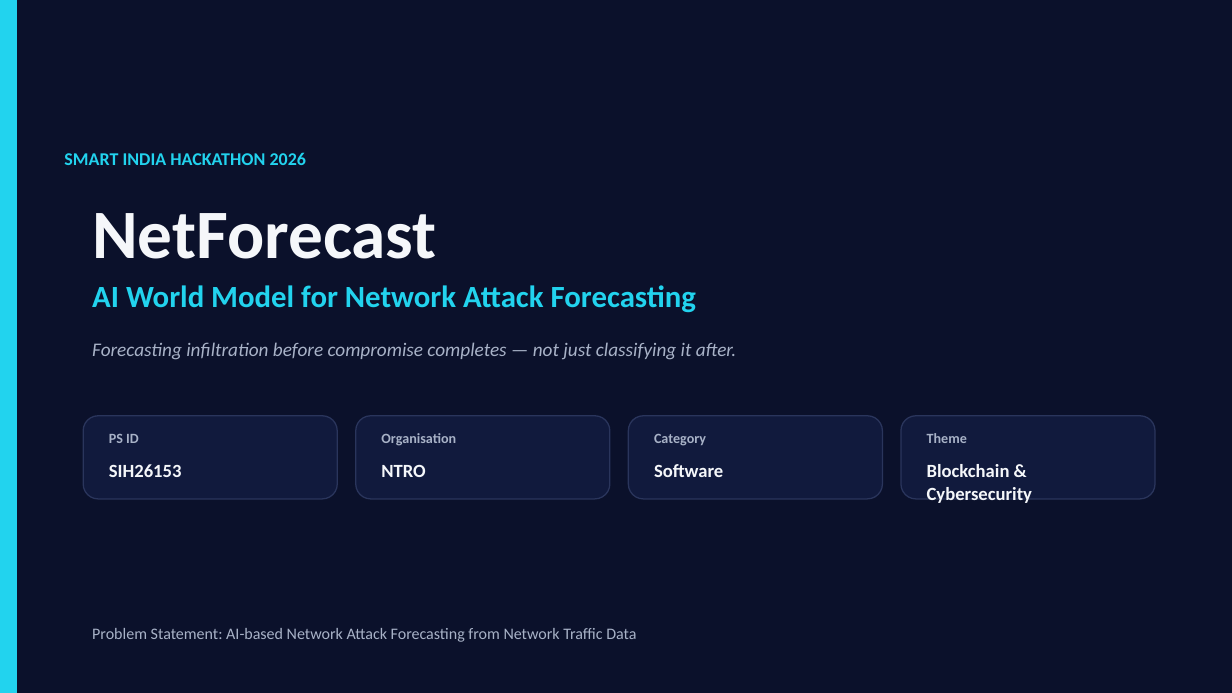
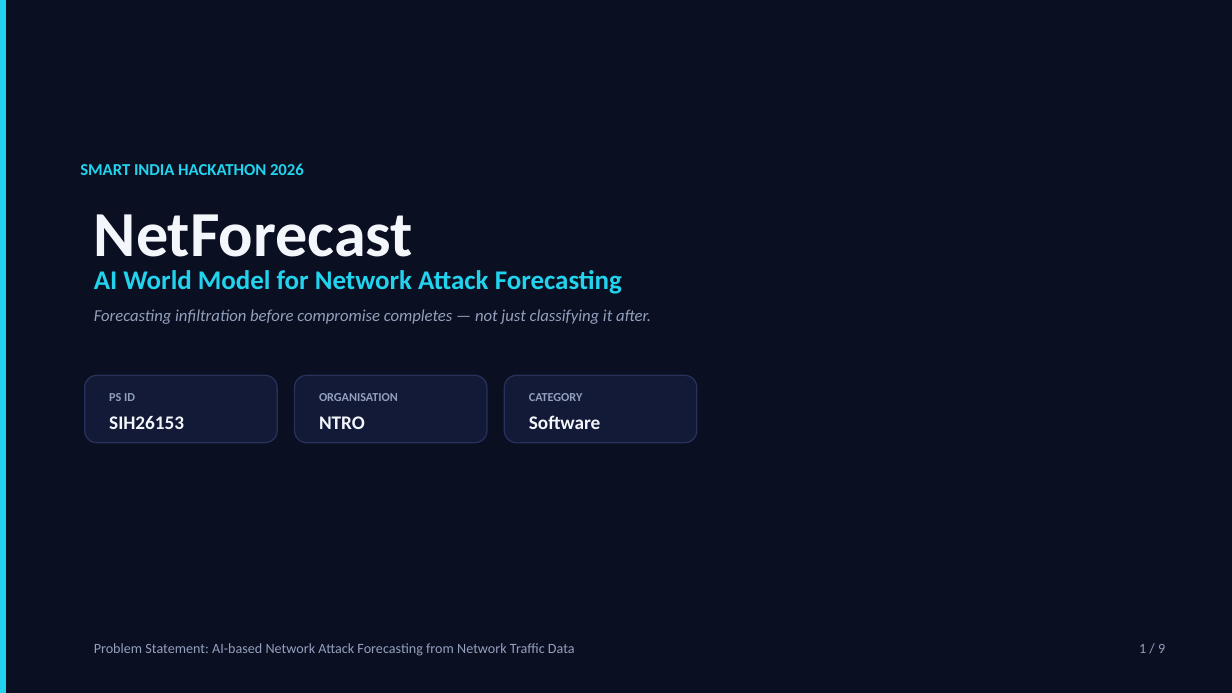
Before and after one commit to ROHIT-25607/netforecast, a slide deck: slide 1 of submission/NetForecast_SIH2026_Presentation.pptx. Drawn at 1232x693 pixels with LibreOffice and Linux fonts; fonts in the diff are those of the drawing. Boxes give left, top, right and bottom in pixels: in the first picture for what was removed or moved away, otherwise in the second. Text is boxed around its words. In the diff, an @@ line names an element or a change of style, - is before the commit and + after.

Commit message:
Regenerate SIH presentation deck to match the 9-slide design

```diff
--- a/submission/NetForecast_SIH2026_Presentation.pptx
+++ b/submission/NetForecast_SIH2026_Presentation.pptx
@@ rounded rectangle resized from (x1=0, y1=0, x2=17, y2=693) to (x1=0, y1=0, x2=6, y2=693) @@
@@ rectangle at (x1=0, y1=0, x2=1232, y2=693): fill #0B112B to #0B0F22 @@
@@ text "SMART INDIA HACKATHON 2026" moved from (x1=64, y1=152, x2=306, y2=165) to (x1=80, y1=163, x2=304, y2=175) @@
@@ text "SMART INDIA HACKATHON 2026" at (x1=80, y1=163, x2=304, y2=175): size 14 to 13 pt @@
@@ text "NetForecast" at (x1=94, y1=214, x2=413, y2=271): size 54 to 50 pt, text colour #F5F7FA to #F3F6FB @@
@@ text "AI World Model for Network ..." moved from (x1=92, y1=285, x2=696, y2=312) to (x1=94, y1=270, x2=622, y2=294) @@
@@ text "AI World Model for Network ..." at (x1=94, y1=270, x2=622, y2=294): size 24 to 21 pt @@
@@ text "Forecasting infiltration before compromise completes ..." moved from (x1=92, y1=342, x2=736, y2=360) to (x1=94, y1=309, x2=651, y2=324) @@
@@ text "Forecasting infiltration before compromise completes ..." at (x1=94, y1=309, x2=651, y2=324): size 15 to 13 pt, text colour #A8B2C7 to #93A0BD @@
@@ rounded rectangle resized from (x1=83, y1=416, x2=337, y2=499) to (x1=85, y1=375, x2=277, y2=443) @@
@@ text "PS ID" moved from (x1=109, y1=434, x2=139, y2=443) to (x1=109, y1=393, x2=135, y2=401) @@
@@ text "PS ID" at (x1=109, y1=393, x2=135, y2=401): size 11 to 9.5 pt, text colour #A8B2C7 to #93A0BD @@
@@ rounded rectangle resized from (x1=356, y1=416, x2=610, y2=499) to (x1=295, y1=375, x2=487, y2=443) @@
@@ fill #111A3D to #121A37; outline #2A355C 1 pt to #28315A 1 pt in 3 elements at (x1=85, y1=375, x2=277, y2=443), (x1=295, y1=375, x2=487, y2=443), (x1=505, y1=375, x2=697, y2=443) @@
@@ rounded rectangle resized from (x1=628, y1=416, x2=883, y2=499) to (x1=505, y1=375, x2=697, y2=443) @@
@@ text "SIH26153" moved from (x1=109, y1=464, x2=182, y2=477) to (x1=109, y1=416, x2=184, y2=429) @@
@@ text "NTRO" moved from (x1=381, y1=465, x2=425, y2=477) to (x1=319, y1=416, x2=365, y2=429) @@
@@ text at (x1=319, y1=393, x2=398, y2=401): text changed; size 11 to 9.5 pt; text colour #A8B2C7 to #93A0BD @@
-Organisation
+ORGANISATION
@@ size 14.5 to 15 pt, text colour #F5F7FA to #F3F6FB in 3 elements at (x1=109, y1=416, x2=184, y2=429), (x1=319, y1=416, x2=365, y2=429), (x1=529, y1=415, x2=601, y2=429) @@
@@ text "Software" moved from (x1=654, y1=464, x2=723, y2=477) to (x1=529, y1=415, x2=601, y2=429) @@
@@ text at (x1=529, y1=393, x2=583, y2=401): text changed; size 11 to 9.5 pt; text colour #A8B2C7 to #93A0BD @@
-Category
+CATEGORY
@@ rounded rectangle removed at (x1=901, y1=416, x2=1155, y2=499) @@
@@ text removed at (x1=927, y1=433, x2=967, y2=443) @@
-Theme
@@ text removed at (x1=927, y1=464, x2=1032, y2=503) @@
-Blockchain & Cybersecurity
@@ text "Problem Statement: AI-based Network Attack ..." moved from (x1=92, y1=628, x2=636, y2=642) to (x1=94, y1=643, x2=575, y2=656) @@
@@ text "Problem Statement: AI-based Network Attack ..." at (x1=94, y1=643, x2=575, y2=656): size 12.5 to 11 pt, text colour #A8B2C7 to #93A0BD @@
@@ text added at (x1=1139, y1=644, x2=1165, y2=653), 11 pt, text #93A0BD @@
+1 / 9
```
Also in this commit, not shown: 3 other slides changed, 5 slides added, 3 slides removed.
